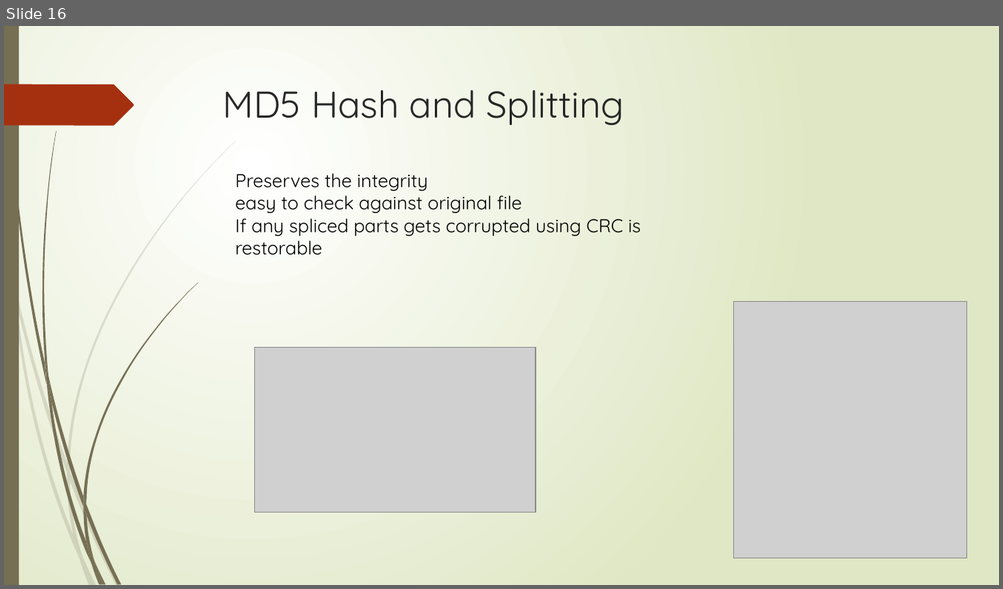
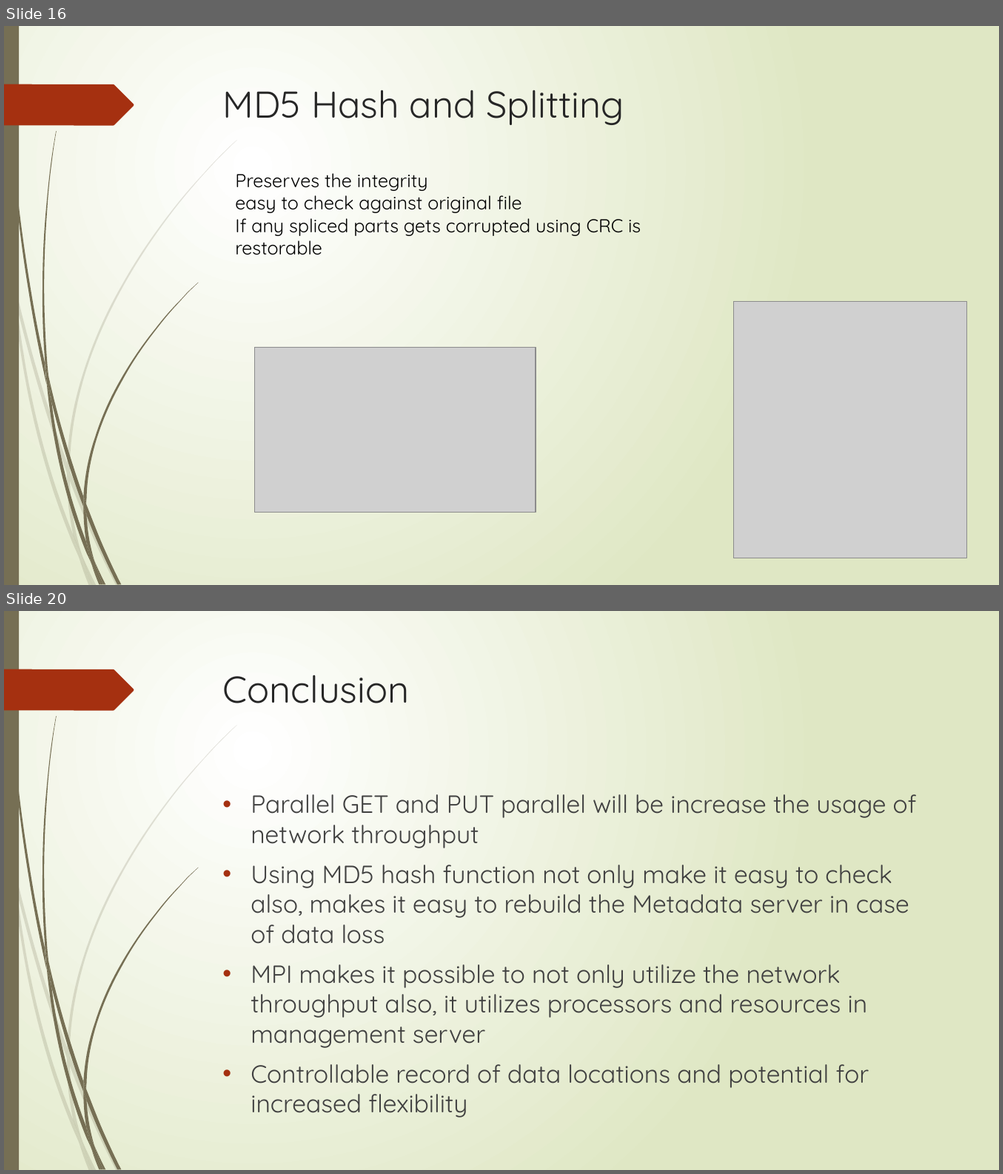
Before and after one commit to paulbry/AdvDB-Prototype, a slide deck: docs/Parallel GET and PUT in UNISON.pptx. Shown one above the other, each under a label of ours: slide 16 before the commit, slides 16 and 20 after it; the slides between them are not shown. The pictures are 1003x589 and 1003x1174 pixels, drawn with LibreOffice and Linux fonts; fonts in the diff are those of the drawing; grey boxes stand for pictures. Boxes give left, top, right and bottom in pixels: in the first picture for what was removed or moved away, otherwise in the second. Text is boxed around its words. In the diff, an @@ line names an element or a change of style, - is before the commit and + after.

```diff
--- a/docs/Parallel GET and PUT in UNISON.pptx
+++ b/docs/Parallel GET and PUT in UNISON.pptx
@@ slide 20 added at (4,611,999,1170), background gradient #FFFFFF to #DFE8C4; not listed: 24 template elements that a slide beside it also shows @@
@@ title added at (223,675,409,703), 36 pt, text #262626 @@
+Conclusion
@@ text added at (250,795,916,1088), 24 pt, text #404040 @@
+• Parallel GET and PUT parallel will be increase the usage of network throughput
+• Using MD5 hash function not only make it easy to check also, makes it easy to rebuild the Metadata server in case of data loss
+• MPI makes it possible to not only utilize the network throughput also, it utilizes processors and resources in management server
+• Controllable record of data locations and potential for increased flexibility
```
Also in this commit, not shown: 2 slides changed, 3 other slides added, 1 slide removed.
